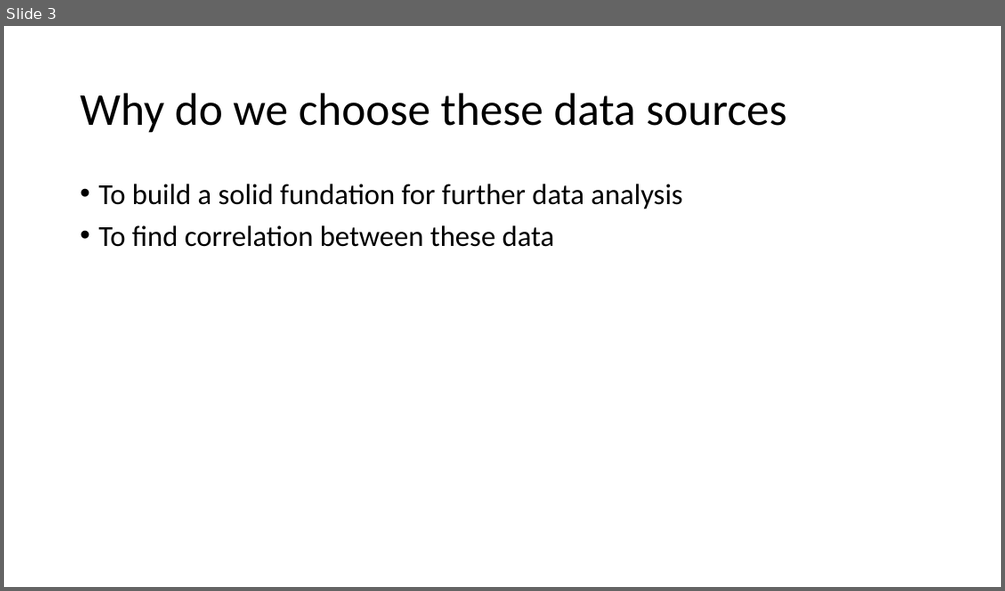
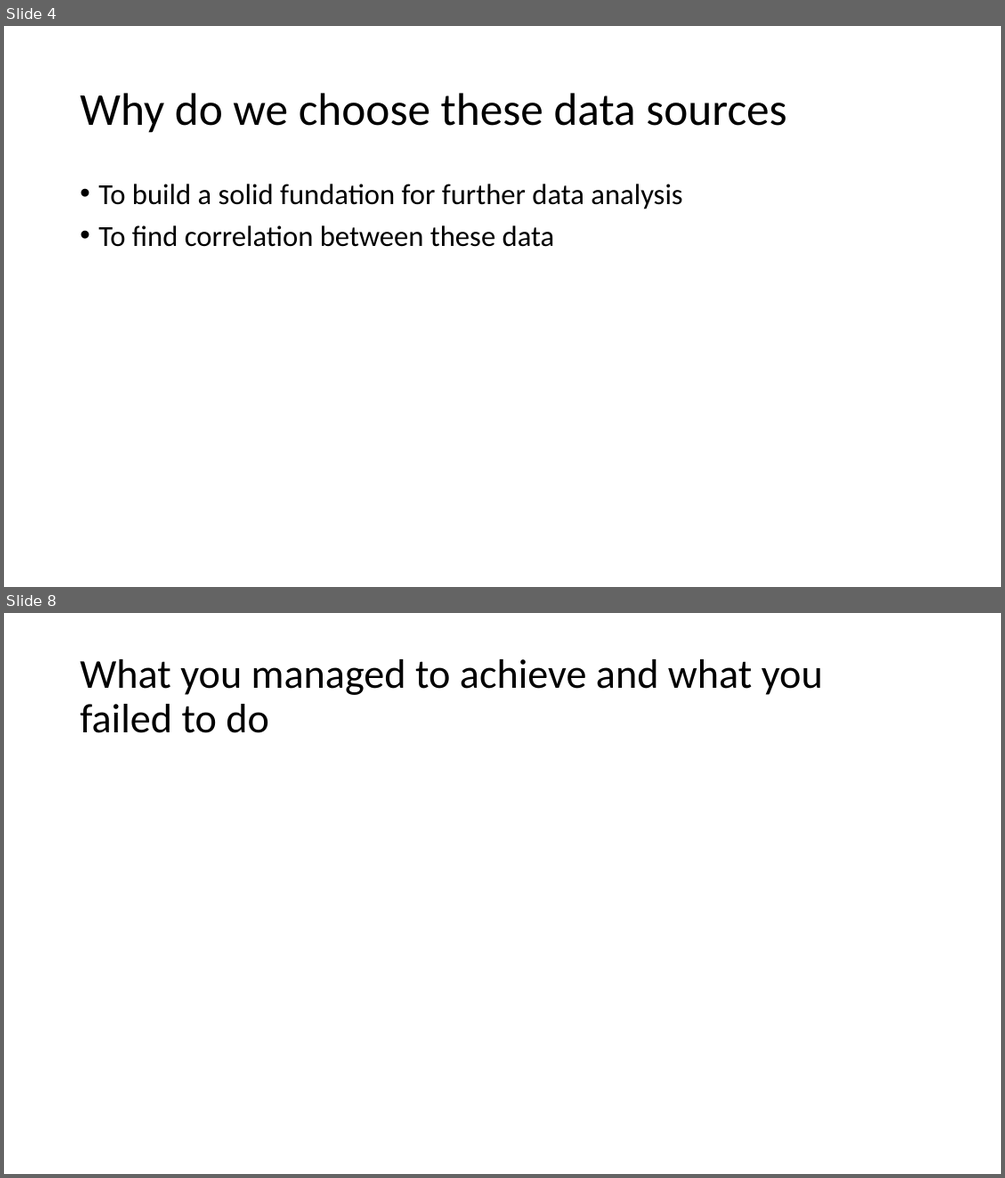
Before and after one commit to ansrali/data422-group-project, a slide deck: Group Project Presentation.pptx. Shown one above the other, each under a label of ours: slide 3 before the commit, slides 4 and 8 after it; the slides between them are not shown. The pictures are 1005x591 and 1005x1178 pixels, drawn with LibreOffice and Linux fonts; fonts in the diff are those of the drawing. Boxes give left, top, right and bottom in pixels: in the first picture for what was removed or moved away, otherwise in the second. Text is boxed around its words. In the diff, an @@ line names an element or a change of style, - is before the commit and + after.

```diff
--- a/Group Project Presentation.pptx
+++ b/Group Project Presentation.pptx
@@ slide 8 added at <box>4,613,1001,1174</box>, background #FFFFFF @@
@@ title added at <box>80,659,823,733</box>, 39.6 pt, text #000000 @@
+What you managed to achieve and what you failed to do
@@ what was slide 3 is now slide 4 @@
```
Also in this commit, not shown: 1 slide changed, 8 other slides added, 2 other files.
